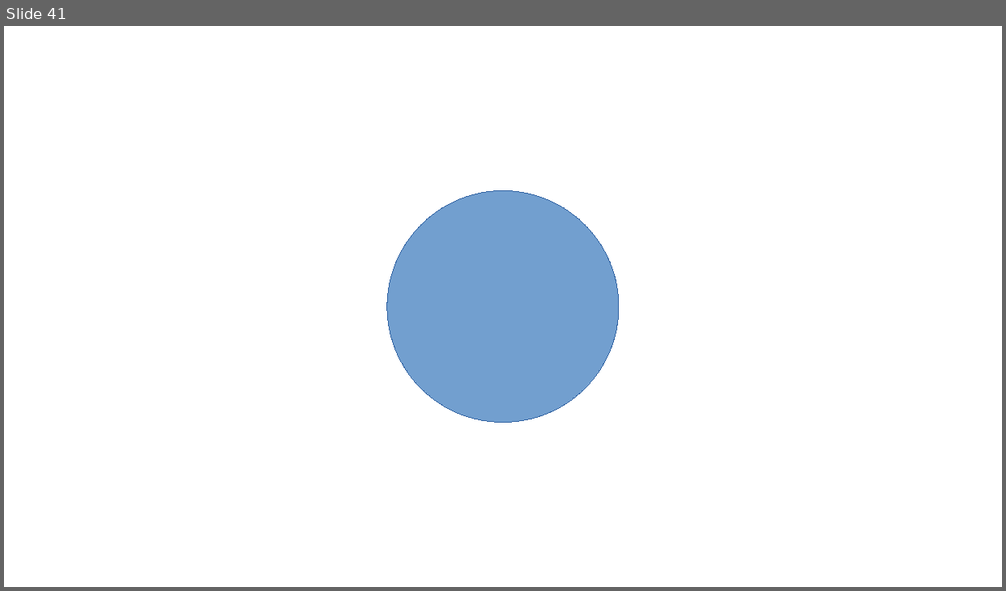
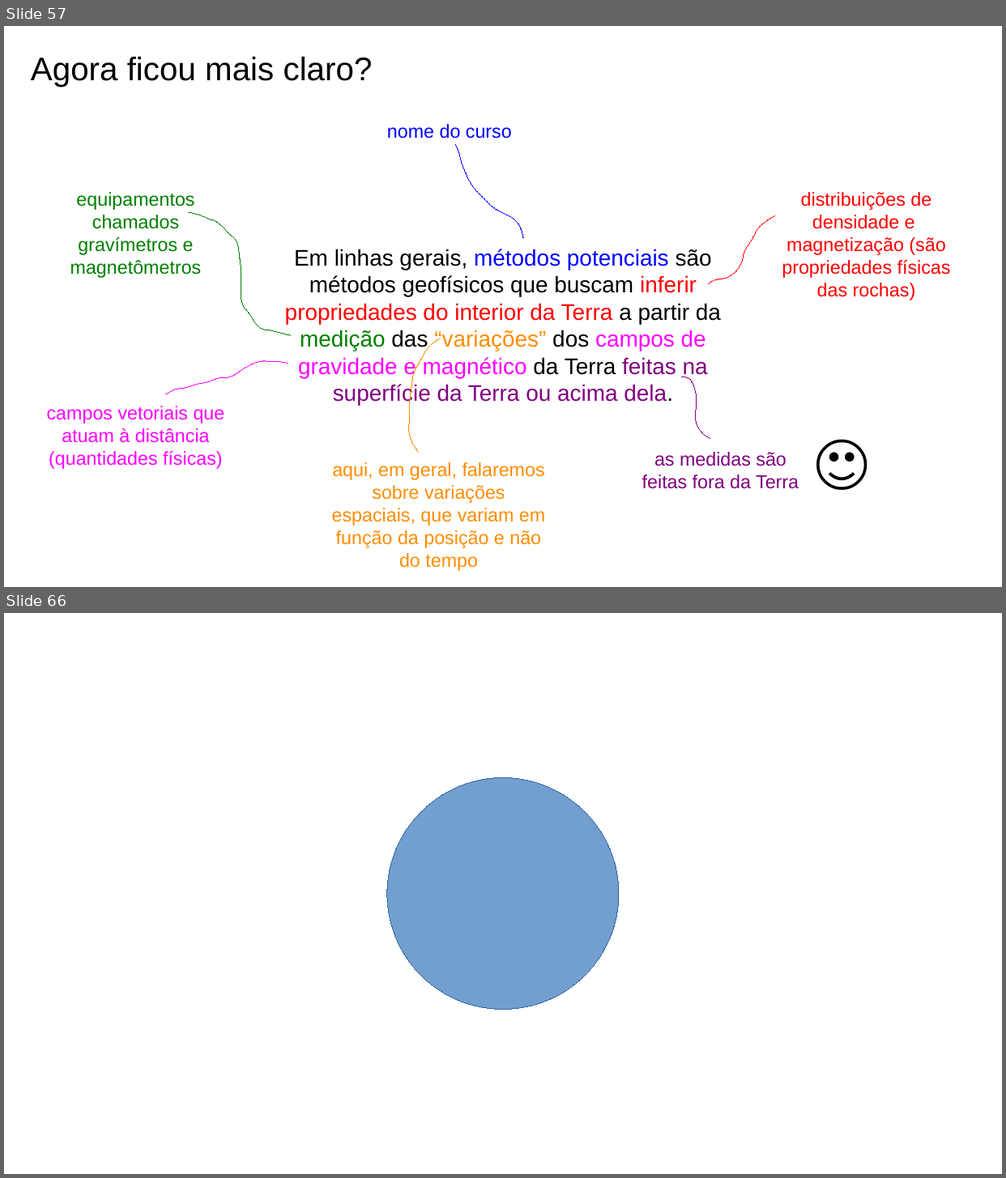
Before and after one commit to birocoles/Intro-grav-mag, a slide deck: slides/aula_1_1.odp. Shown one above the other, each under a label of ours: slide 41 before the commit, slides 57 and 66 after it; the slides between them are not shown. The pictures are 1006x591 and 1006x1178 pixels, drawn with LibreOffice and Linux fonts; fonts in the diff are those of the drawing. Boxes give left, top, right and bottom in pixels: in the first picture for what was removed or moved away, otherwise in the second. Text is boxed around its words. In the diff, an @@ line names an element or a change of style, - is before the commit and + after.

Commit message:
apresentacao do curso

```diff
--- a/slides/aula_1_1.odp
+++ b/slides/aula_1_1.odp
@@ slide 57 added at (4, 26, 1002, 587), background #FFFFFF @@
@@ text added at (31, 56, 373, 87), 26 pt, text #000000 @@
+Agora ficou mais claro?
@@ text added at (387, 124, 512, 139), 15 pt, text #0000FF @@
+nome do curso
@@ freeform shape added at (456, 144, 524, 238), outline #0000FF 0 pt @@
@@ text added at (70, 192, 202, 278), 15 pt, text #008000 @@
+equipamentos chamados gravímetros e magnetômetros
@@ text added at (782, 192, 951, 301), 15 pt, text #FF0000 @@
+distribuições de densidade e magnetização (são propriedades físicas das rochas)
@@ freeform shape added at (189, 212, 290, 335), outline #008000 0 pt @@
@@ freeform shape added at (709, 216, 774, 284), outline #FF0000 0 pt @@
@@ text added at (285, 249, 721, 406), 18 pt, text #000000 @@
+Em linhas gerais, métodos potenciais são métodos geofísicos que buscam inferir propriedades do interior da Terra a partir da medição das “variações” dos campos de gravidade e magnético da Terra feitas na superfície da Terra ou acima dela.
@@ freeform shape added at (409, 339, 441, 453), outline #FF8C00 0 pt @@
@@ freeform shape added at (165, 361, 288, 394), outline #FF00FF 0 pt @@
@@ freeform shape added at (681, 378, 710, 439), outline #800080 0 pt @@
@@ text added at (47, 406, 225, 469), 15 pt, text #FF00FF @@
+campos vetoriais que atuam à distância (quantidades físicas)
@@ text added at (807, 418, 911, 512), 48 pt, text #000000 @@
+🙂
@@ text added at (332, 463, 545, 571), 15 pt, text #FF8C00 @@
+aqui, em geral, falaremos sobre variações espaciais, que variam em função da posição e não do tempo
@@ text added at (642, 452, 799, 489), 15 pt, text #800080 @@
+as medidas são feitas fora da Terra
@@ what was slide 41 is now slide 66 @@
```
Also in this commit, not shown: 18 slides changed, 24 other slides added.
